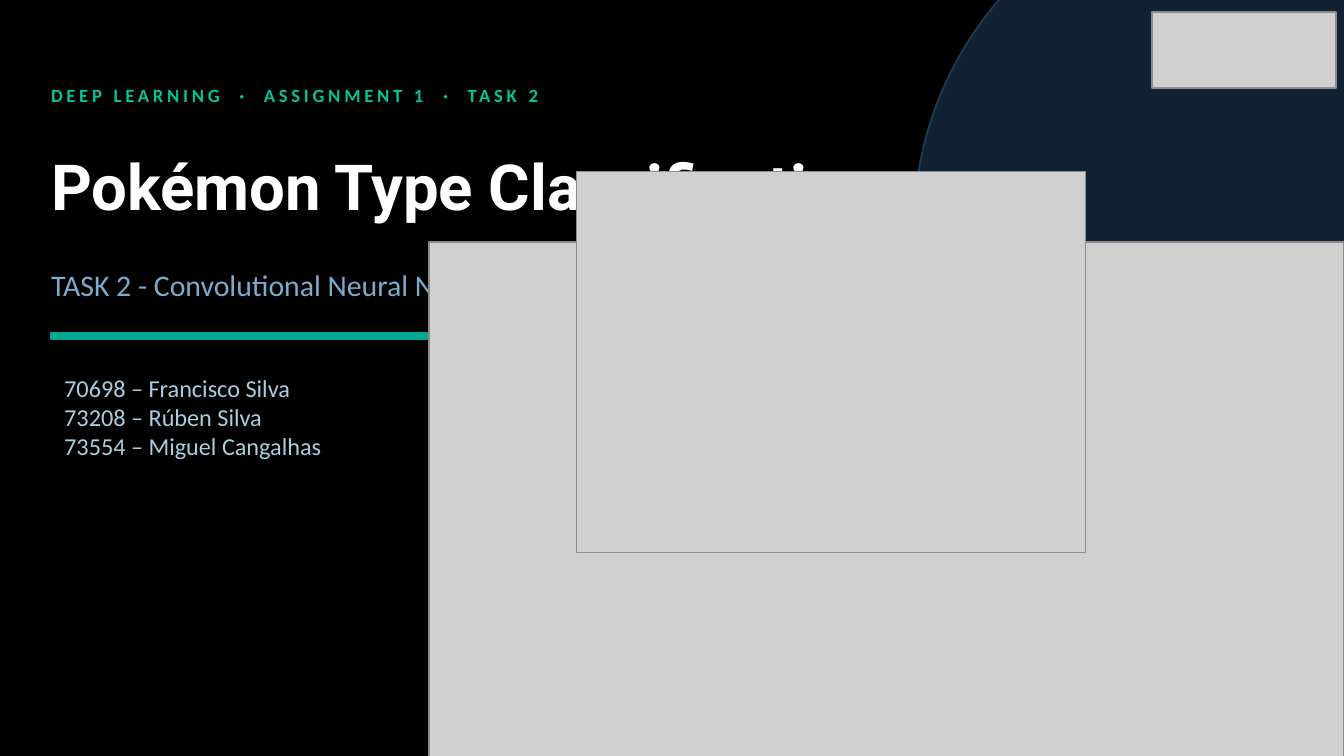
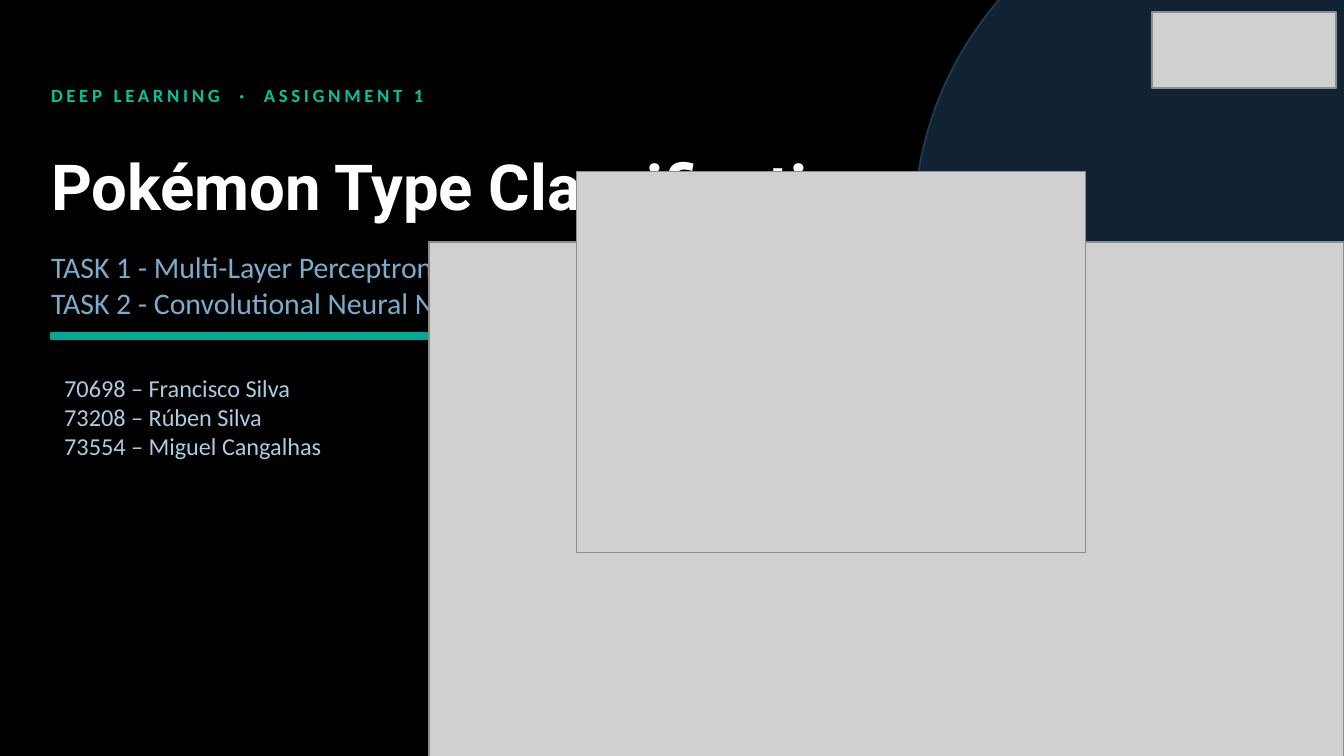
Before and after one commit to fmssilva/DL_Proj, a slide deck: slide 27 of assignment_1/task2/Task2_report.pptx. Drawn at 1344x756 pixels with LibreOffice and Linux fonts; fonts in the diff are those of the drawing; grey boxes stand for pictures; background and template pictures are left out. Boxes give left, top, right and bottom in pixels: in the first picture for what was removed or moved away, otherwise in the second. Text is boxed around its words. In the diff, an @@ line names an element or a change of style, - is before the commit and + after.

```diff
--- a/assignment_1/task2/Task2_report.pptx
+++ b/assignment_1/task2/Task2_report.pptx
@@ text at box(51, 89, 423, 102): text changed @@
-DEEP LEARNING · ASSIGNMENT 1 · TASK 2
+DEEP LEARNING · ASSIGNMENT 1
@@ text at box(51, 254, 433, 286): paragraph added @@
+TASK 1 - Multi-Layer Perceptron
```
Also in this commit, not shown: 26 other slides changed, 1 other file.
